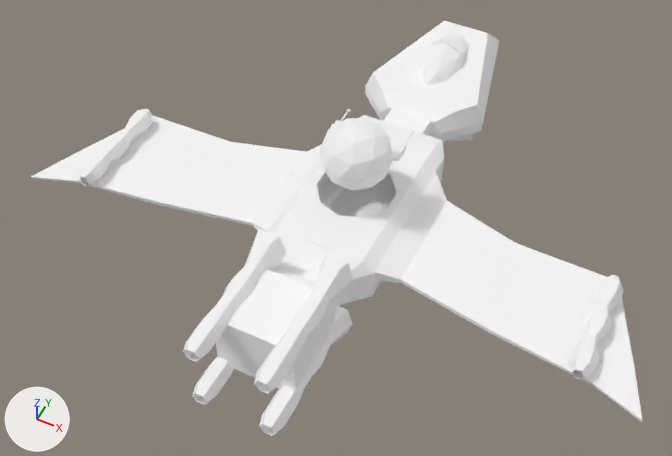
Renders of the glTF model art/3D/Ships/Ship1.glb from each side of a commit.
The view is the same before and after, from a 50 mm camera at (7.59, -16.39, 17.23) aimed at (-0.3, -0.62, -2.48). The lights are fixed; the arrows at lower left show +X, +Y and +Z. Where no turn or scale is listed for an object, it has been applied to the vertices. Vertices at the same position are counted once.

In view in the first picture: 'Cockpit Connection', 'Cube', 'Cube.001', 'Cylinder', 'Cylinder.001', 'Cylinder.002', 'Engine Connection.', 'Glass', 'Main Body', 'Main wing', 'Structure', 'Turret Body', 'Wing connection'.
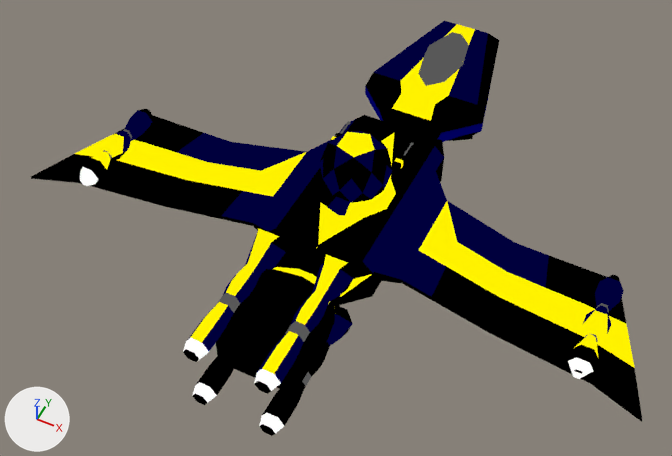
The newer file is also rescaled (x0.251), turned or shifted as a whole; pictures and numbers use the older file's frame.

Changed parts and their boxes [x1, y1, x2, y2] in the pictures (672 x 456 px):
'Main wing', surface changed
    both: [31, 115, 642, 422]
'Main Body', surface changed (white to black)
    both: [267, 115, 444, 305]
'Cylinder.001', surface changed
    both: [183, 229, 354, 436]
'Structure', surface changed
    both: [365, 21, 499, 142]
'Cube', surface changed (white to black)
    both: [216, 267, 335, 390]
'Turret Body', surface changed, reshaped
    before: [320, 118, 394, 190]
    after: [320, 131, 393, 203]
'Wing connection', surface changed (white to blue)
    both: [253, 140, 447, 283]
'Cylinder', surface changed
    both: [80, 109, 624, 379]
'Glass', surface changed (white to grey)
    both: [418, 32, 469, 86]
'Cockpit Connection', surface changed (white to black)
    both: [384, 109, 431, 136]
'Cube.001', surface changed
    both: [329, 120, 407, 174]
'Engine Connection.', surface changed
    both: [277, 260, 340, 308]
'Cylinder.002', surface changed
    both: [340, 109, 415, 155]

Patch to the scene script:
```diff
--- a/art/3D/Ships/Ship1.glb.py
+++ b/art/3D/Ships/Ship1.glb.py
@@ img_low_poly_textures @@
+img_low_poly_textures = load_image('Low_poly_textures', '_unpacked/Low_poly_textures', 8, 8, 'sRGB')
@@ mat_material_001 @@
 mat_material_001 = bpy.data.materials.new('Material.001')
-# nodes: BsdfPrincipled, OutputMaterial
-# colours: white #ffffff
+# nodes: BsdfTransparent, Emission, LightPath, MixShader, OutputMaterial, TexImage
+# uses the picture img_low_poly_textures
@@ me_icosphere_005 @@
 # used by ob_turret_body; location = (0.0, 0.0, 0.0)
-me_icosphere_005.from_pydata(...)  # 42 vertices, 80 faces; spans x -0.95..0.95, y -1.0..1.0, z -1.0..1.0
+me_icosphere_005.from_pydata(...)  # 42 vertices, 80 faces; spans x -0.96..0.94, y -1.0..1.0, z -1.48..0.52
+# me_icosphere_005 part 1: the whole mesh is rebuilt
 me_icosphere_005.materials.append(mat_material_001)
```
